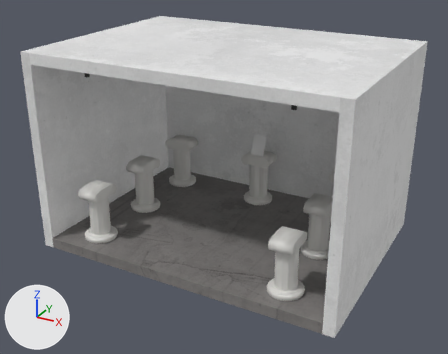
The glTF model Three .js/models/Museo.glb, before and after one commit.
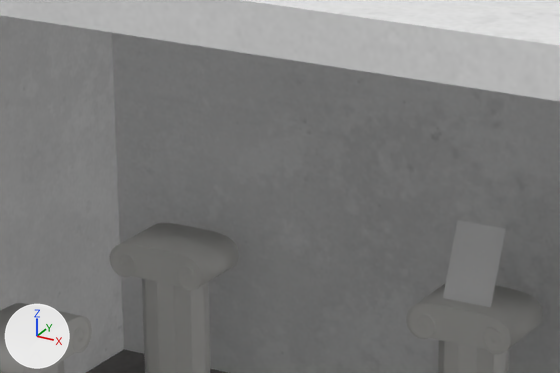
Old and new are each drawn whole from a camera (50 mm lens) standing at (5.38, -9.96, 6.09) and looking at (0.0, -0.17, 1.2) and again close up on the part from 30% to 63% of the width and 22% to 49% of the height. The lights are fixed; the arrows at lower left show +X, +Y and +Z. The older version's two pictures come first. Where no turn or scale is listed for an object, it has been applied to the vertices.

The first close-up shows 'Columna2', 'Columna3', 'Columna4', 'Habitacion museo', 'Porfolio'.
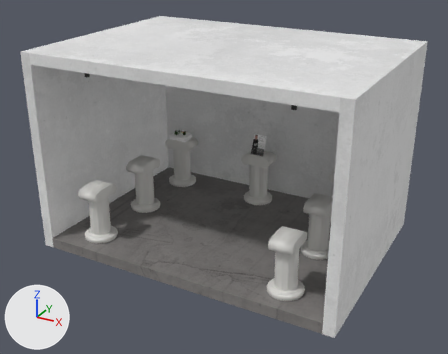
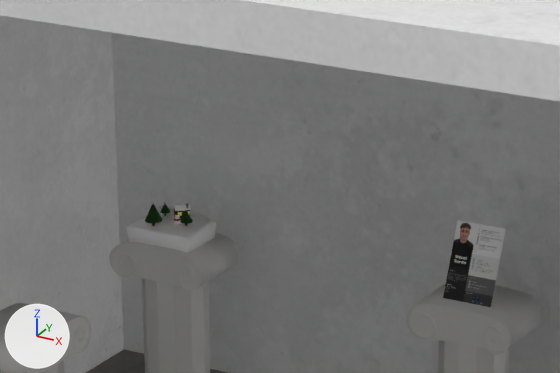
Patch to the scene script:
```diff
--- a/Three .js/models/Museo.glb.py
+++ b/Three .js/models/Museo.glb.py
@@ me_plane_001 @@
 me_plane_001.from_pydata(...)  # 4 vertices, 2 faces; spans x -0.148..0.148, y -0.084..0.084, z -0.205..0.205
+me_plane_001.materials.append(mat_material)  # picture img_manel_rueda
@@ ob_muñeco_de_nieve @@
+ob_muñeco_de_nieve = bpy.data.objects.new('Muñeco de nieve', me_plane_002)  # 6724 vertices, 13315 faces; spans x -0.282..0.157, y -0.108..0.218, z -0.099..0.158; in mat_nieve (white #ffffff), mat_copa_arbol (dark green #113e03), mat_tronco (brown #5e350f), mat_zanahoria (orange #e77e33), mat_bufanda (red #8b0000), mat_negro_piedras (black #000000), mat_casa (brown #2d170a), mat_marco_puerta (brown #6b2b11), mat_pomo (yellow #e7e600), mat_interior (dark cyan #11756f, glowing yellow #959037), mat_piedra (grey #898989), mat_ladrillo (picture img_ladrillo)
+ob_muñeco_de_nieve.location = (-1.987, 1.424, 1.191)
```

Boxes (x1, y1, x2, y2) around the edits, measured in the close-ups (560 x 373 px):
'Porfolio', recoloured (white to black): (443, 221, 506, 307) in both
'Muñeco de nieve', added: after (126, 203, 216, 253)
    faces in mat_nieve (white #ffffff): (126, 204, 216, 253)
    faces in mat_copa_arbol (dark green #113e03): (145, 203, 193, 224)
